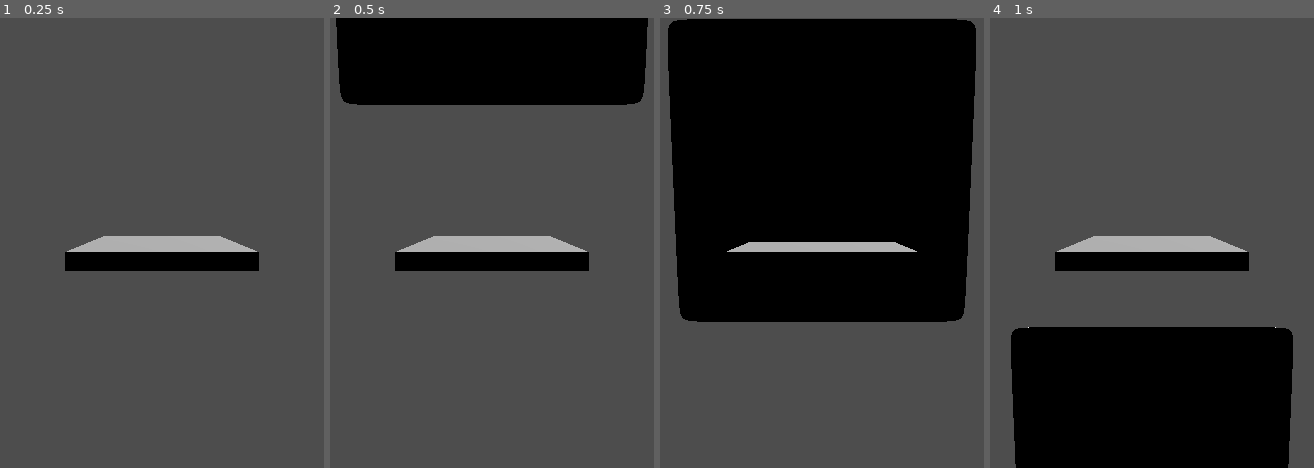
Above: before the commit, frames 1-4 (left to right).
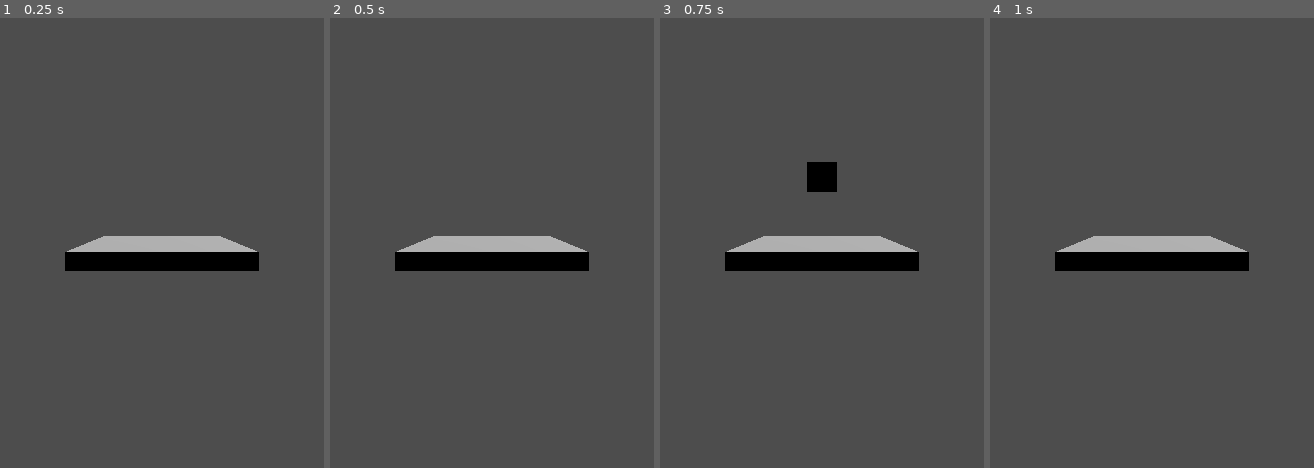
Above: after the commit, the same moments.

Repository: Salenhard/Interactive-graphic-systems
Game: Godot game, scene res://Scenes/tests.tscn
Same seed, same stepped clock (60 frames per second), same inputs: the game is played once before the commit and once after it. This scene is started directly instead of the project's main scene.
Inputs:
- Up to frame 1 (0.25 s): no input
- Up to frame 2 (0.5 s): no input
- Up to frame 3 (0.75 s): no input
- Up to frame 4 (1 s): no input

Frame 1 is identical in both runs. In frame 2, 18% of the frame differs, in the area x 1-99%, y 0-20%; in frame 3, 58%, in the area x 2-98%, y 0-68%; in frame 4, 27%.

Commit message:
Model 3000 class - B 1.0:
Added:
+ Model scale property
+ Disposing by timer
+ Adding several meshes from model (.gbl)
+ Collision shape adding for collusions detection

Diff:
--- a/Lab-s/3/Godot/Scripts/model_3000.gd
+++ b/Lab-s/3/Godot/Scripts/model_3000.gd
@@ -1,15 +1,18 @@
 class_name Model3000 extends RigidBody3D
 
-var dispose_timer: Timer
+var dispose_timer: Timer = Timer.new()
 @export_category("Model3000")
-## model path is path from root path
+## model path is path from project root path
 @export var model_path: String = "res://"
 @export var dispose_seconds: int = 1
+@export var models_scale: Vector3 = Vector3.ONE
+
+
+func _init():
+	dispose_timer.timeout.connect(on_timeout)
 
 
 func load_model():
-	dispose_timer = Timer.new()
-	dispose_timer.wait_time = dispose_seconds
 	var scene: PackedScene = Model3000.load_glft_document(model_path)
 	if scene != null:
 		var model_node: Node = scene.instantiate()
@@ -19,12 +22,24 @@
 				m.mesh = c.mesh
 				m.skin = c.skin
 				m.skeleton = c.skeleton
+				m.scale = models_scale
 				m.create_convex_collision()
+				for mc in m.get_children():
+					if mc is StaticBody3D:
+						for mcc in mc.get_children():
+							if mcc is CollisionShape3D:
+								var shape_buffer: CollisionShape3D = mcc.duplicate(true)
+								shape_buffer.scale = models_scale
+								add_child(shape_buffer)
+						m.remove_child(mc)
 				add_child(m)
 
 
 func _ready():
 	load_model()
+	dispose_timer.wait_time = dispose_seconds
+	add_child(dispose_timer)
+	dispose_timer.start()
 
 
 static func load_glft_document(glft_document_path: String) -> PackedScene:
@@ -43,3 +58,7 @@
 
 	printerr("Couldn't load glTF scene (error code: %s)." % error_string(error))
 	return null
+
+
+func on_timeout():
+	queue_free()
